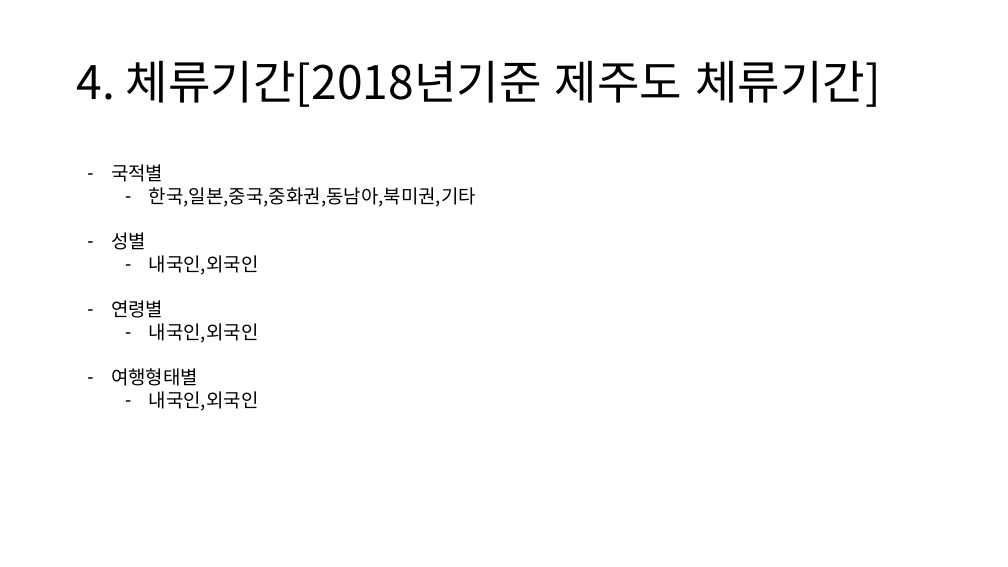
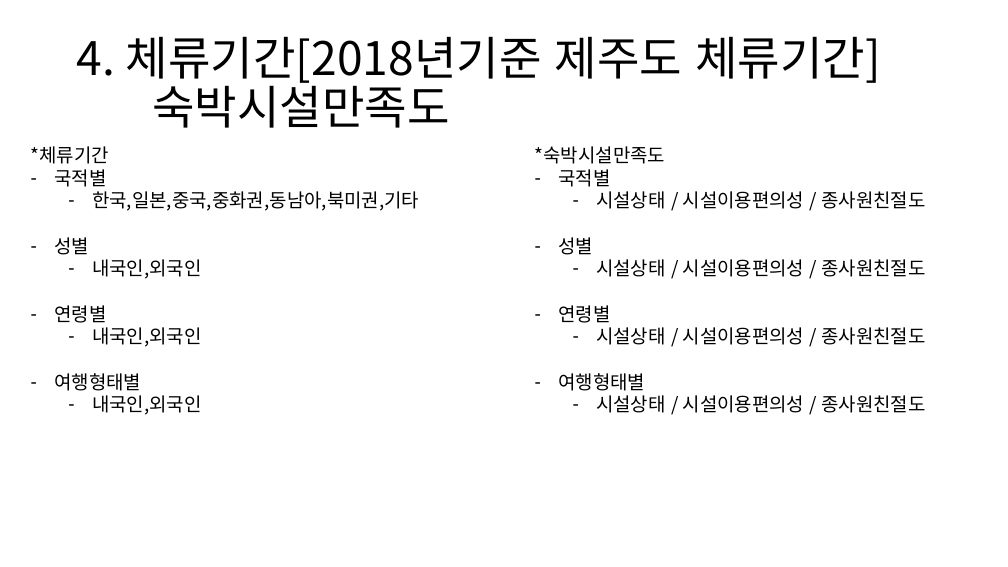
Before and after one commit to so-jeong0127/6-project, a slide deck: slide 17 of data/r 그래프.pptx. Drawn at 1008x567 pixels with LibreOffice and Linux fonts; fonts in the diff are those of the drawing. Boxes give left, top, right and bottom in pixels: in the first picture for what was removed or moved away, otherwise in the second. Text is boxed around its words. In the diff, an @@ line names an element or a change of style, - is before the commit and + after.

```diff
--- a/data/r 그래프.pptx
+++ b/data/r 그래프.pptx
@@ title at [77, 36, 881, 128]: text changed @@
-4. 체류기간[2018년기준 제주도 체류기간]
+4. 체류기간[2018년기준 제주도 체류기간]
+숙박시설만족도
@@ text "*체류기간": place and size @@
-text "*체류기간" at [111, 164, 476, 411]
+text "*체류기간" at [31, 146, 419, 415]
@@ text at [31, 146, 109, 164]: paragraph added @@
+*체류기간
@@ text added at [535, 146, 925, 413], 18 pt, text #000000 @@
+*숙박시설만족도
+– 국적별
+  – 시설상태 / 시설이용편의성 / 종사원친절도
+– 성별
+  – 시설상태 / 시설이용편의성 / 종사원친절도
+– 연령별
+  – 시설상태 / 시설이용편의성 / 종사원친절도
+– 여행형태별
+  – 시설상태 / 시설이용편의성 / 종사원친절도
```
Also in this commit, not shown: 1 other slide changed, 4 slides added, 27 other files.
